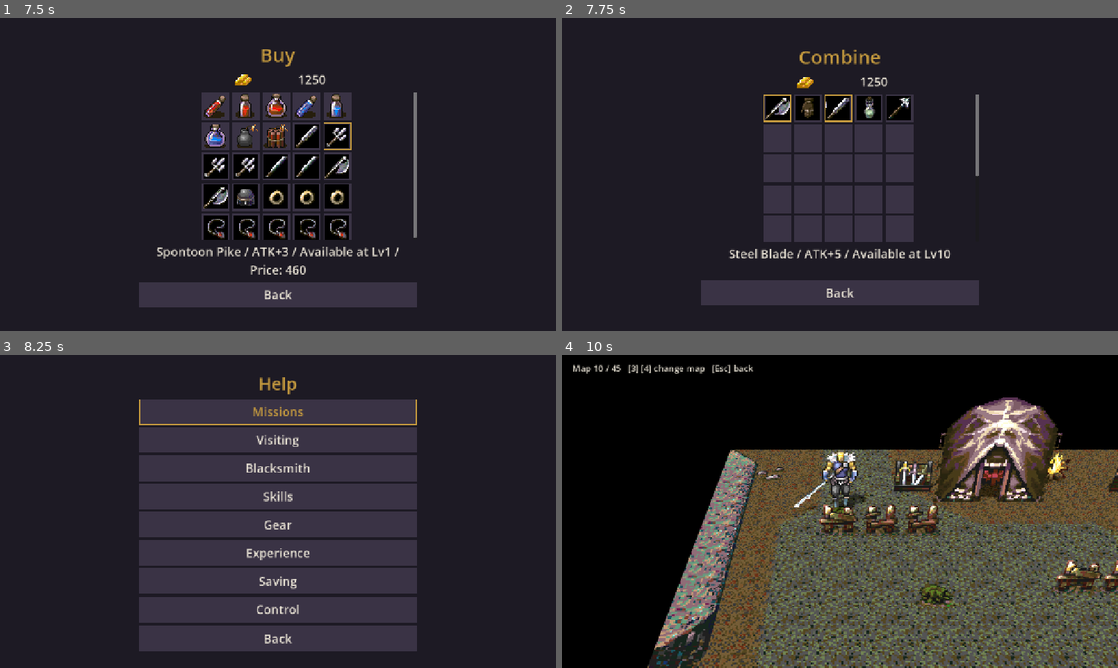
Above: before the commit, frames 1-4 (two rows, left to right).
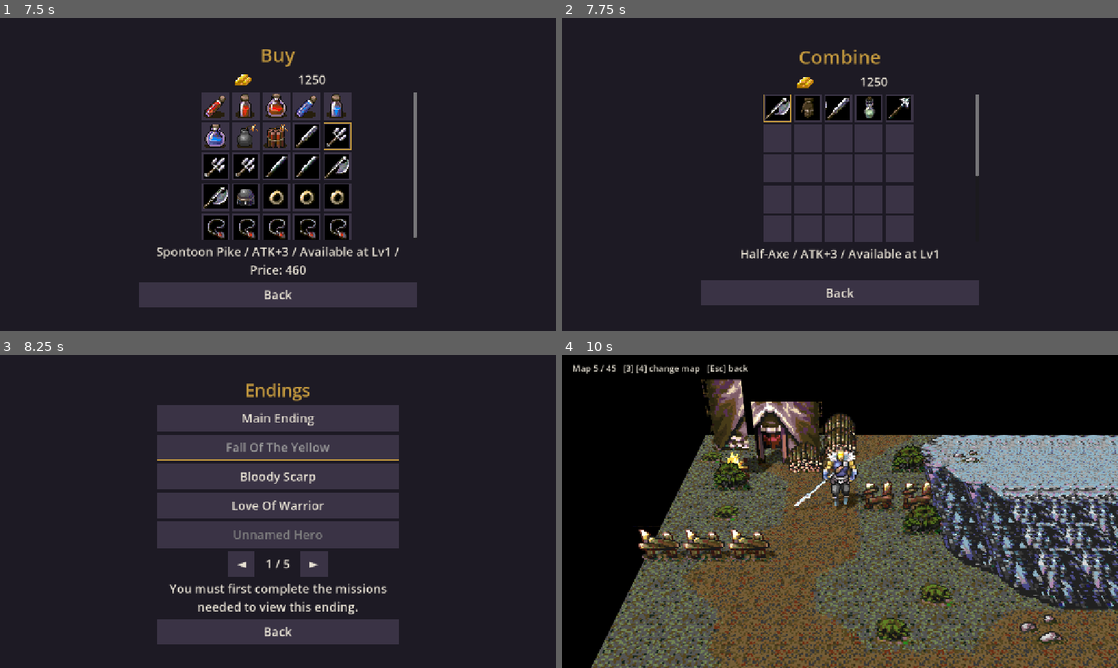
Above: after the commit, the same moments.

Repository: sapega89/Path-Of-A-Warrior
Game: Godot game, scene res://tools/shots.tscn
Two runs of this game, one before a commit and one after it. Both use one fixed random seed, a clock stepped at 60 frames per second and the inputs below. This scene is started directly instead of the project's main scene.
Inputs (mouse positions are in pixels of both pictures, inside the frame that each line leads up to):
- Up to frame 1 (7.5 s): tap Enter (ui_accept) at 0.5, 0.77, 5.27 s; move the mouse to (400, 158) at 0.52 s; hold D (move_right) 0.53-1.25 s; hold J (attack) 0.53-1.25 s; click (400, 158) at 0.67 s; drag from (166, 190) to (250, 237) at 1.27 s; click "A" at 2 s; move the mouse to (333, 105) at 2.77 s; hold D (move_right) 2.78-3.5 s; hold Tab (auto) 2.78-3.5 s; click (333, 105) at 2.92 s; tap J (attack) at 3.05 s; click "OK" at 3.5 s; drag from (250, 237) to (111, 127) at 4.27 s; move the mouse to (444, 221) at 5.02 s; hold A (move_left) 5.03-5.75 s; hold J (attack) 5.03-5.75 s; tap X (belt_2) at 5.1 s; click (444, 221) at 5.17 s; tap Q (skip) at 5.65 s; drag from (111, 127) to (194, 96) at 5.77 s; click (278, 212) at 6.5 s; click (239, 249) at 7.25 s
- Up to frame 2 (7.75 s): no input
- Up to frame 3 (8.25 s): move the mouse to (278, 511) at 8.02 s; hold S (move_down) from 8.03 s (still down); hold J (attack) from 8.03 s (still down); tap V (belt_4) at 8.1 s; click (278, 511) at 8.17 s
- Up to frame 4 (10 s): release S (move_down) at 8.75 s; release J (attack) at 8.75 s; click (589, 655) at 8.75 s, where only the run after the commit has a clickable "Skip"; drag from (756, 433) to (728, 527) at 9.52 s

Frame 1 is identical in both runs. In frame 2, 0.9% of the frame differs, in the area x 30-70%, y 24-77%; in frame 3, 21%; in frame 4, 56%, in the area x 5-100%, y 3-100%.

Commit message:
Godot: the Blacksmith's sparkle before the outcome of Enchant and Combine
After Yes the sparkle of the original (itemReinforce.png, five frames of 120 ms) plays
on the thing, or on each of the three combined, and only then the outcome comes, as in
pyport. Cells are not pressed while it plays.

Co-Authored-By: Claude Opus 5.5 <noreply@anthropic.com>
Claude-Session: https://claude.ai/code/session_01Pra1erWg8UTqtk76LxS6ea

Diff:
--- a/godot/client/scripts/screens/shop_screen.gd
+++ b/godot/client/scripts/screens/shop_screen.gd
@@ -4,7 +4,8 @@
 ## backpack, for half the price. Enchant: the backpack, then what the hero wears; enchanting
 ## costs gold, asks first, and can fail or lose the thing. Combine: three things of the
 ## backpack chosen (a gold border) make one new thing, for a fee, or fail and maybe lose
-## one of them. Every change is saved at once.
+## one of them. Every change is saved at once. After Yes to Enchant or Combine a sparkle plays
+## on the thing (on each of the three) for five frames of 120 ms, then comes the outcome.
 
 const UiTheme := preload("res://scripts/ui/ui_theme.gd")
 const Profile := preload("res://scripts/core/profile.gd")
@@ -12,6 +13,9 @@
 const ItemSlot := preload("res://scripts/ui/item_slot.gd")
 const COLUMNS := 5
 const QUICK := 5
+## The sparkle's frames in itemReinforce.png: x, y and the side of the square.
+const SPARKLE := [[0, 0, 16], [15, 0, 16], [30, 0, 16], [0, 16, 20], [20, 16, 24]]
+const SPARKLE_FRAME := 0.12  # seconds a frame shows, as a frame of the menus
 
 var profile: RefCounted
 var path: String = Profile.PATH
@@ -24,6 +28,11 @@
 var chosen: Array[int] = []  # Combine: the backpack places chosen
 var plan := {}  # Combine: what the three chosen make (Profile.combine_plan)
 var rng := RandomNumberGenerator.new()
+var sparkle := -1  # the sparkle's frame shown now, -1: none
+var sparkle_cells: Array[int] = []  # the cells it plays on
+var _sparkle_time := 0.0
+var _sparkle_view: Control
+var _sparkle_sheet: Texture2D = preload("res://assets/original/ui/itemReinforce.png")
 
 
 func _ready() -> void:
@@ -94,6 +103,15 @@
 	ask.confirmed.connect(confirm)
 	ask.canceled.connect(_cancel)
 	add_child(ask)
+	_sparkle_view = Control.new()
+	_sparkle_view.name = "Sparkle"
+	_sparkle_view.top_level = true
+	_sparkle_view.mouse_filter = Control.MOUSE_FILTER_IGNORE
+	_sparkle_view.texture_filter = CanvasItem.TEXTURE_FILTER_NEAREST
+	_sparkle_view.set_anchors_preset(Control.PRESET_FULL_RECT)
+	_sparkle_view.draw.connect(_draw_sparkle)
+	add_child(_sparkle_view)
+	set_process(false)
 	refresh()
 	_show_info(0)
 	if mode == "combine":
@@ -132,6 +150,8 @@
 
 ## Buys, sells, or asks to enchant the thing of the cell. Returns the line shown.
 func press_cell(i: int) -> String:
+	if sparkle >= 0:
+		return ""
 	var item := item_at(i)
 	var id := int(item.id)
 	if id == 0:
@@ -193,9 +213,45 @@
 	refresh()
 
 
-## The answer Yes to "Continue?": the thing is enchanted, or the three combined (or not).
-## Returns the line shown.
-func confirm() -> String:
+## The answer Yes to "Continue?": the sparkle starts on the thing, or on the three chosen.
+func confirm() -> void:
+	if asked < 0 or sparkle >= 0:
+		return
+	sparkle_cells.clear()
+	if mode == "combine":
+		sparkle_cells.append_array(chosen)
+	else:
+		sparkle_cells.append(asked)
+	sparkle = 0
+	_sparkle_time = 0.0
+	set_process(true)
+	_sparkle_view.queue_redraw()
+
+
+func _process(delta: float) -> void:
+	_sparkle_time += delta
+	while sparkle >= 0 and _sparkle_time >= SPARKLE_FRAME:
+		_sparkle_time -= SPARKLE_FRAME
+		next_sparkle()
+
+
+## The sparkle's next frame; after the fifth the outcome. Returns the line shown then.
+func next_sparkle() -> String:
+	if sparkle < 0:
+		return ""
+	sparkle += 1
+	_sparkle_view.queue_redraw()
+	if sparkle < SPARKLE.size():
+		return ""
+	sparkle = -1
+	sparkle_cells.clear()
+	set_process(false)
+	return finish()
+
+
+## After the sparkle: the thing is enchanted, or the three combined (or not). Returns the
+## line shown.
+func finish() -> String:
 	if asked < 0:
 		return ""
 	if mode == "combine":
@@ -219,6 +275,19 @@
 	return said
 
 
+## The sparkle's frame over the middle of each of its cells, twice as big as the icons.
+func _draw_sparkle() -> void:
+	if sparkle < 0:
+		return
+	var f: Array = SPARKLE[sparkle]
+	var side := float(f[2])
+	for i in sparkle_cells:
+		var mid := cells[i].get_global_rect().get_center()
+		var half := side * ItemSlot.SCALE / 2.0
+		_sparkle_view.draw_texture_rect_region(_sparkle_sheet,
+			Rect2(mid - Vector2(half, half), Vector2(half, half) * 2.0), Rect2(f[0], f[1], side, side))
+
+
 func refresh() -> void:
 	gold.text = str(profile.gold)
 	for i in cells.size():
--- a/godot/client/tests/test_blacksmith.gd
+++ b/godot/client/tests/test_blacksmith.gd
@@ -114,6 +114,14 @@
 	screen.press_cell(0)
 	eq(screen.asked, 0, "asks first")
 	screen.confirm()
+	eq(screen.sparkle, 0, "Yes: the sparkle starts")
+	eq(screen.sparkle_cells, [0] as Array[int], "on the thing")
+	eq(int(screen.profile.backpack[0].enchant), 0, "not enchanted yet")
+	eq(screen.press_cell(1), "", "nothing is pressed while it plays")
+	for f in 4:
+		eq(screen.next_sparkle(), "", "frame %d" % (f + 2))
+	eq(screen.next_sparkle(), screen.info.text, "after the fifth frame the outcome")
+	eq(screen.sparkle, -1, "and the sparkle is gone")
 	eq(int(screen.profile.backpack[0].enchant), 1, "enchanted")
 	screen.free()
 	var saved: RefCounted = Profile.load_or_new(TEST_PATH)
@@ -173,6 +181,11 @@
 	eq(screen.asked, 2, "three: the fee is asked")
 	screen.plan.success = true
 	screen.confirm()
+	eq(screen.sparkle_cells, [0, 1, 2] as Array[int], "the sparkle on the three")
+	screen._process(0.5)
+	eq([screen.sparkle, int(screen.profile.backpack[2].id)], [4, 186], "its fifth frame, not yet combined")
+	screen._process(0.1)
+	eq(screen.sparkle, -1, "after 0.6 s the sparkle is gone")
 	eq(int(screen.profile.backpack[2].id), 342, "combined")
 	eq(screen.chosen.size(), 0, "nothing chosen now")
 	screen.free()
--- a/godot/client/tools/shots.gd
+++ b/godot/client/tools/shots.gd
@@ -360,6 +360,11 @@
 	await _frames(2)
 	await _shot(out, "16_enchant_ask")
 	Router.current.ask.hide()
+	Router.current.sparkle = 3  # the sparkle after Yes, without the outcome
+	Router.current.sparkle_cells = [25] as Array[int]
+	Router.current.get_node("Sparkle").queue_redraw()
+	await _shot(out, "16_enchant_sparkle")
+	Router.current.sparkle = -1
 	Router.back()
 	Router.current.open_page("combine")
 	await _frames(2)
Binary file added: godot/client/assets/original/ui/itemReinforce.png
